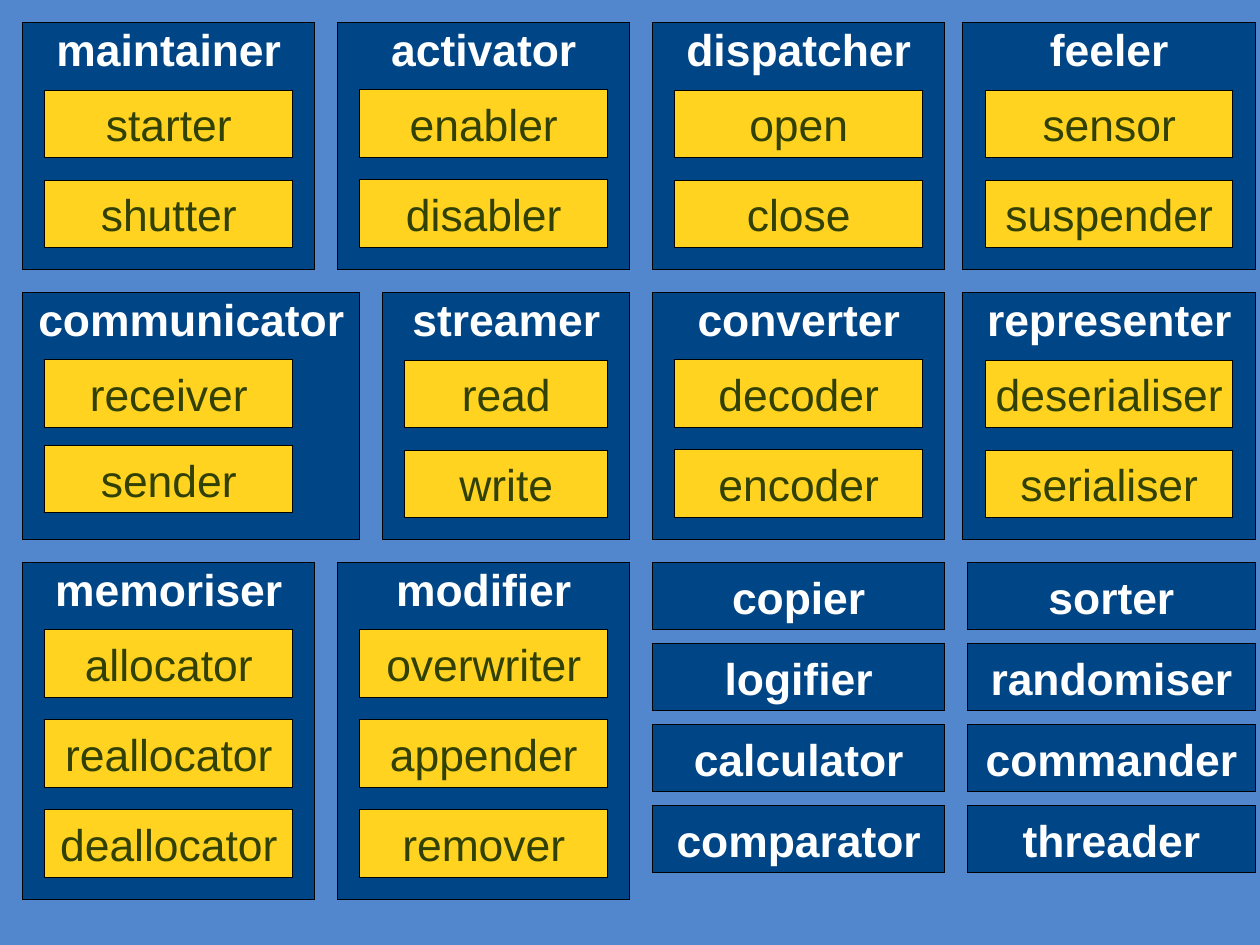
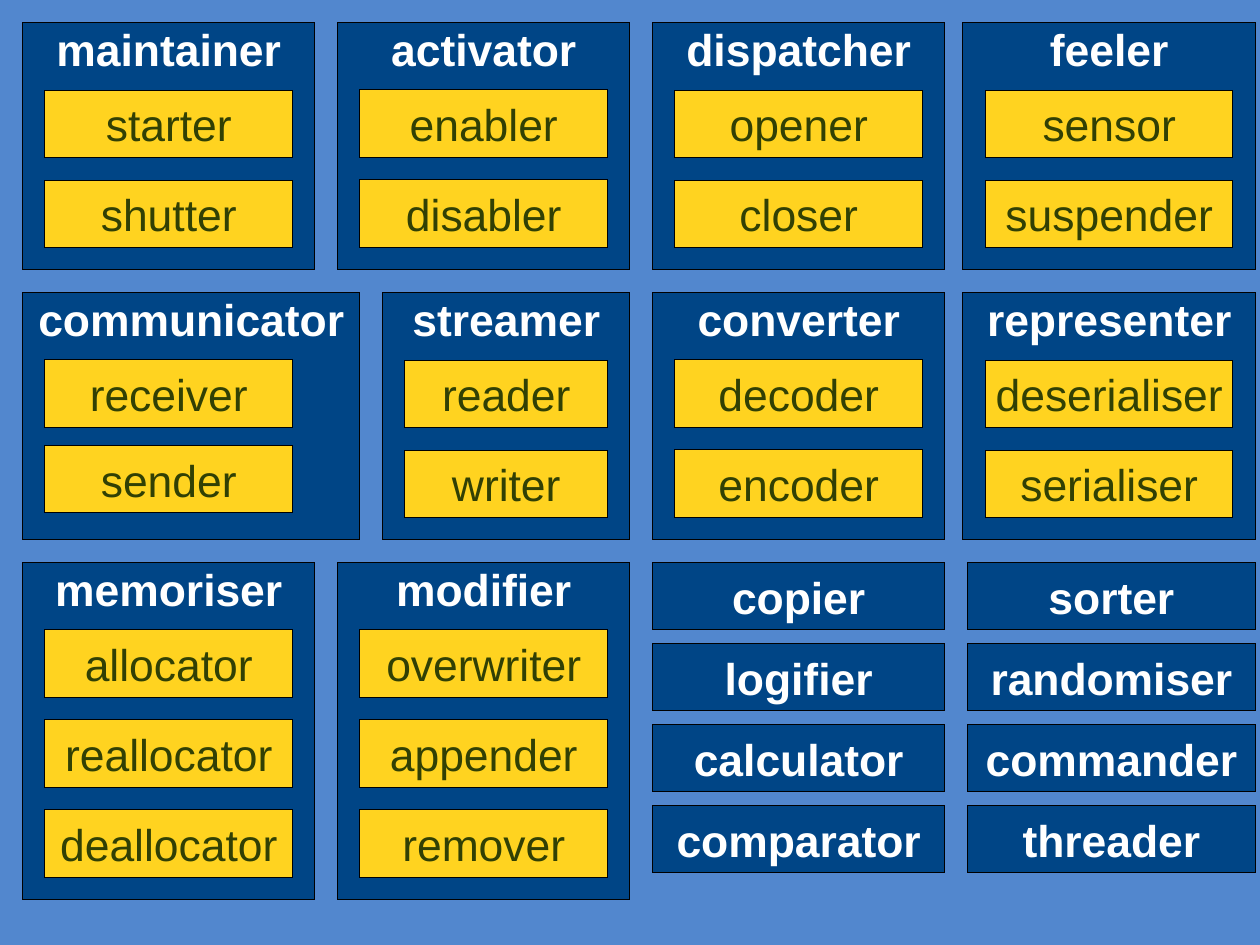
Before and after one commit to GitMirroring/cybop, a slide deck: slide 7 of www/images/images.odp. Drawn at 1260x945 pixels with LibreOffice and Linux fonts; fonts in the diff are those of the drawing. Boxes give left, top, right and bottom in pixels: in the first picture for what was removed or moved away, otherwise in the second. Text is boxed around its words. In the diff, an @@ line names an element or a change of style, - is before the commit and + after.

```diff
--- a/www/images/images.odp
+++ b/www/images/images.odp
@@ text in rectangle at (x1=730, y1=117, x2=868, y2=150): text changed @@
-open
+opener
@@ text in rectangle at (x1=739, y1=198, x2=857, y2=232): text changed @@
-close
+closer
@@ text in rectangle at (x1=442, y1=378, x2=570, y2=412): text changed @@
-read
+reader
@@ text in rectangle at (x1=452, y1=468, x2=561, y2=502): text changed @@
-write
+writer
```
Also in this commit, not shown: 3 other files.
